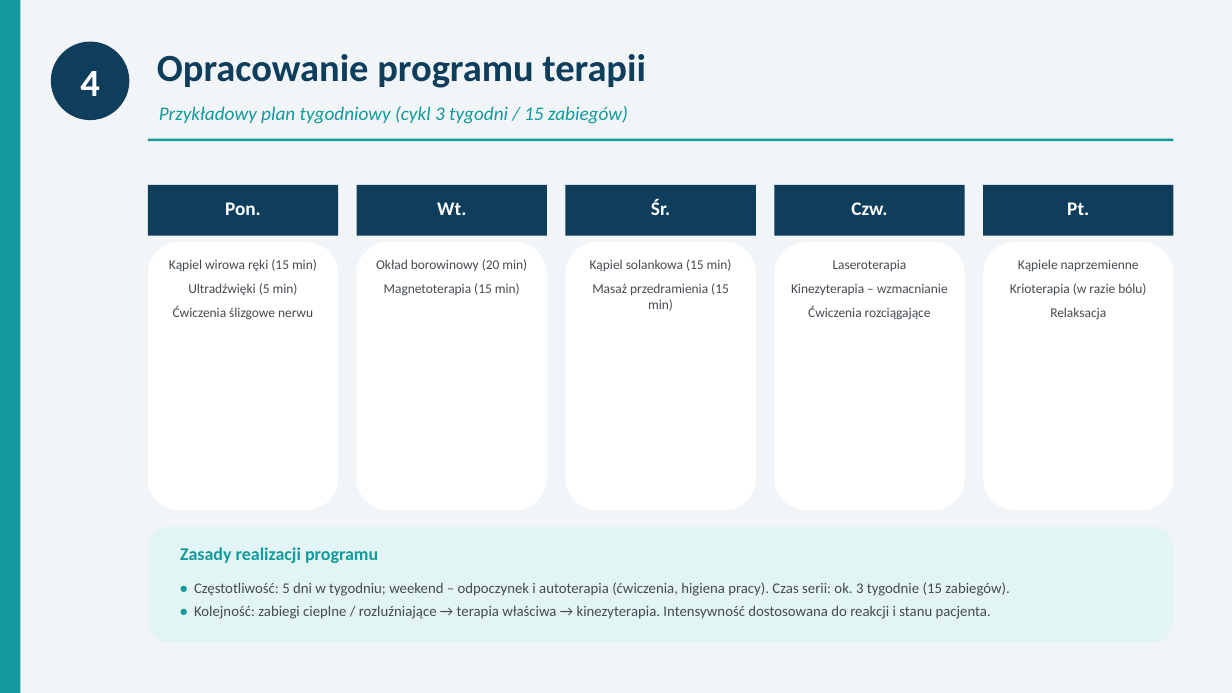
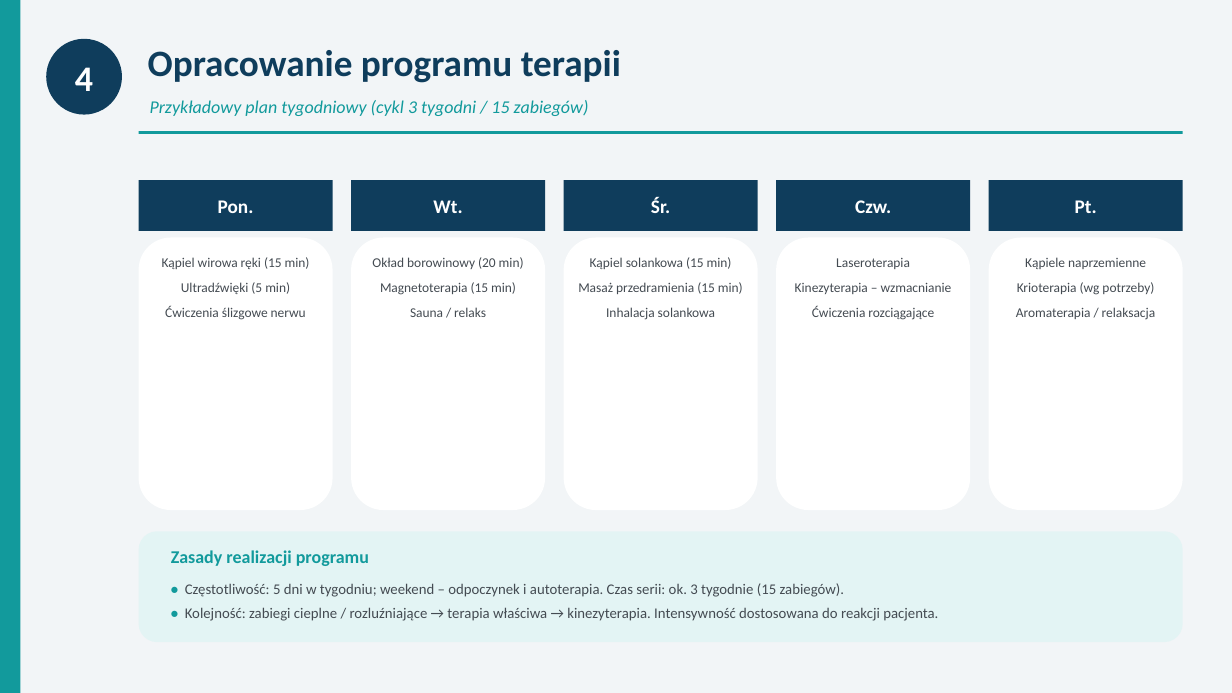
Before and after one commit to ernestkurdziel-max/eqwdfqae, a slide deck: slide 10 of Zespol_ciesni_nadgarstka_prezentacja.pptx (slide 8 before the commit). Drawn at 1232x693 pixels with LibreOffice and Linux fonts; fonts in the diff are those of the drawing. Boxes give left, top, right and bottom in pixels: in the first picture for what was removed or moved away, otherwise in the second. Text is boxed around its words. In the diff, an @@ line names an element or a change of style, - is before the commit and + after.

```diff
--- a/Zespol_ciesni_nadgarstka_prezentacja.pptx
+++ b/Zespol_ciesni_nadgarstka_prezentacja.pptx
@@ ellipse "4": place and size @@
-ellipse "4" at bbox=[51, 42, 129, 120]
+ellipse "4" at bbox=[46, 39, 122, 115]
@@ ellipse "4" at bbox=[46, 39, 122, 115]: size 30 to 28 pt @@
@@ text "Opracowanie programu terapii": place and size @@
-text "Opracowanie programu terapii" at bbox=[157, 54, 646, 88]
+text "Opracowanie programu terapii" at bbox=[148, 50, 621, 83]
@@ text "Opracowanie programu terapii" at bbox=[148, 50, 621, 83]: size 30 to 29 pt @@
@@ text "Przykładowy plan tygodniowy (cykl 3 ...": place and size @@
-text "Przykładowy plan tygodniowy (cykl 3 ..." at bbox=[159, 106, 628, 124]
+text "Przykładowy plan tygodniowy (cykl 3 ..." at bbox=[150, 100, 589, 116]
@@ text "Przykładowy plan tygodniowy (cykl 3 ..." at bbox=[150, 100, 589, 116]: size 15 to 14 pt @@
@@ rectangle: place and size @@
-rectangle at bbox=[148, 139, 1174, 141]
+rectangle at bbox=[139, 131, 1183, 134]
@@ vertical alignment top to middle in 5 elements at bbox=[651, 197, 670, 213], bbox=[433, 200, 462, 213], bbox=[855, 200, 891, 213], bbox=[1075, 200, 1097, 213], bbox=[218, 200, 254, 213] @@
@@ text "Pon.": place and size @@
-text "Pon." at bbox=[225, 202, 261, 215]
+text "Pon." at bbox=[218, 200, 254, 213]
@@ rectangle: place and size @@
-rectangle at bbox=[148, 185, 338, 236]
+rectangle at bbox=[139, 180, 333, 231]
@@ rectangle: place and size @@
-rectangle at bbox=[357, 185, 547, 236]
+rectangle at bbox=[351, 180, 545, 231]
@@ rectangle: place and size @@
-rectangle at bbox=[566, 185, 756, 236]
+rectangle at bbox=[564, 180, 758, 231]
@@ rectangle: place and size @@
-rectangle at bbox=[775, 185, 965, 236]
+rectangle at bbox=[776, 180, 970, 231]
@@ text "Pt.": place and size @@
-text "Pt." at bbox=[1067, 202, 1089, 215]
+text "Pt." at bbox=[1075, 200, 1097, 213]
@@ rectangle: place and size @@
-rectangle at bbox=[983, 185, 1174, 236]
+rectangle at bbox=[989, 180, 1183, 231]
@@ rounded rectangle: place and size @@
-rounded rectangle at bbox=[148, 242, 338, 510]
+rounded rectangle at bbox=[139, 238, 333, 510]
@@ rounded rectangle: place and size @@
-rounded rectangle at bbox=[357, 242, 547, 510]
+rounded rectangle at bbox=[351, 238, 545, 510]
@@ rounded rectangle: place and size @@
-rounded rectangle at bbox=[566, 242, 756, 510]
+rounded rectangle at bbox=[564, 238, 758, 510]
@@ rounded rectangle: place and size @@
-rounded rectangle at bbox=[775, 242, 965, 510]
+rounded rectangle at bbox=[776, 238, 970, 510]
@@ rounded rectangle: place and size @@
-rounded rectangle at bbox=[983, 242, 1174, 510]
+rounded rectangle at bbox=[989, 238, 1183, 510]
@@ text "Kąpiel wirowa ręki (15 min)" at bbox=[162, 257, 310, 320]: more space between paragraphs @@
@@ text "Kąpiel wirowa ręki (15 min)": place and size @@
-text "Kąpiel wirowa ręki (15 min)" at bbox=[169, 259, 317, 320]
+text "Kąpiel wirowa ręki (15 min)" at bbox=[162, 257, 310, 320]
@@ text at bbox=[372, 257, 524, 295]: more space between paragraphs @@
@@ text at bbox=[578, 257, 743, 294]: more space between paragraphs @@
@@ text "Laseroterapia" at bbox=[795, 258, 952, 320]: more space between paragraphs @@
@@ text at bbox=[1025, 257, 1146, 269]: more space between paragraphs @@
@@ text at bbox=[1016, 282, 1156, 320]: text changed @@
-Krioterapia (w razie bólu)
-Relaksacja
+Krioterapia (wg potrzeby)
+Aromaterapia / relaksacja
@@ text at bbox=[410, 307, 486, 317]: paragraph added @@
+Sauna / relaks
@@ text at bbox=[606, 307, 715, 320]: paragraph added @@
+Inhalacja solankowa
@@ rounded rectangle: place and size @@
-rounded rectangle at bbox=[148, 527, 1174, 642]
+rounded rectangle at bbox=[139, 531, 1183, 642]
@@ text "Zasady realizacji programu": place and size @@
-text "Zasady realizacji programu" at bbox=[180, 547, 378, 563]
+text "Zasady realizacji programu" at bbox=[171, 550, 369, 566]
@@ text at bbox=[185, 583, 938, 621]: text changed @@
-• Częstotliwość: 5 dni w tygodniu; weekend – odpoczynek i autoterapia (ćwiczenia, higiena pracy). Czas serii: ok. 3 tygodnie (15 zabiegów).
-• Kolejność: zabiegi cieplne / rozluźniające → terapia właściwa → kinezyterapia. Intensywność dostosowana do reakcji i stanu pacjenta.
+• Częstotliwość: 5 dni w tygodniu; weekend – odpoczynek i autoterapia. Czas serii: ok. 3 tygodnie (15 zabiegów).
+• Kolejność: zabiegi cieplne / rozluźniające → terapia właściwa → kinezyterapia. Intensywność dostosowana do reakcji pacjenta.
```
Also in this commit, not shown: 11 other slides changed, 3 slides added, 1 slide removed, 11 other files.
